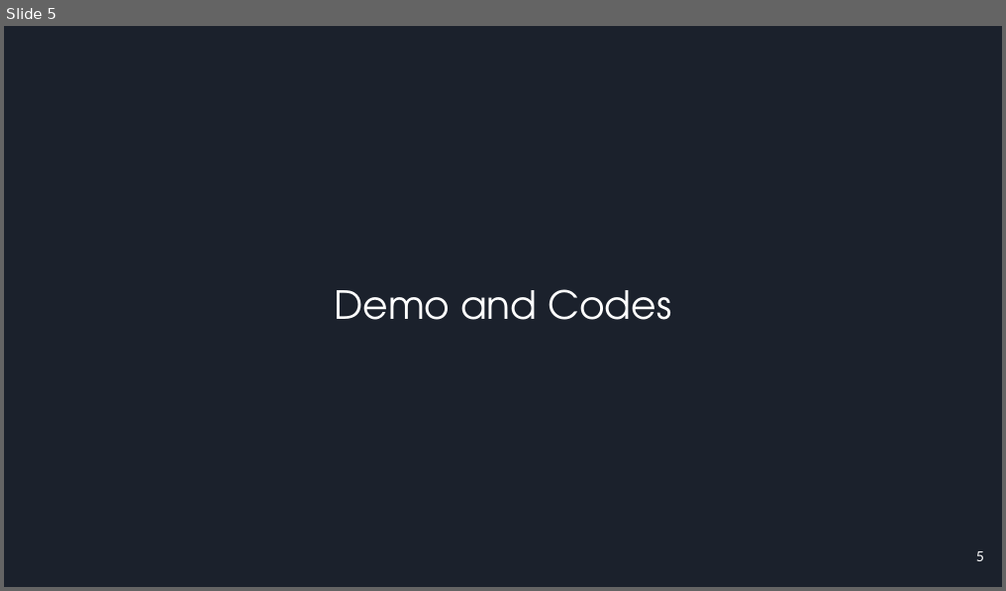
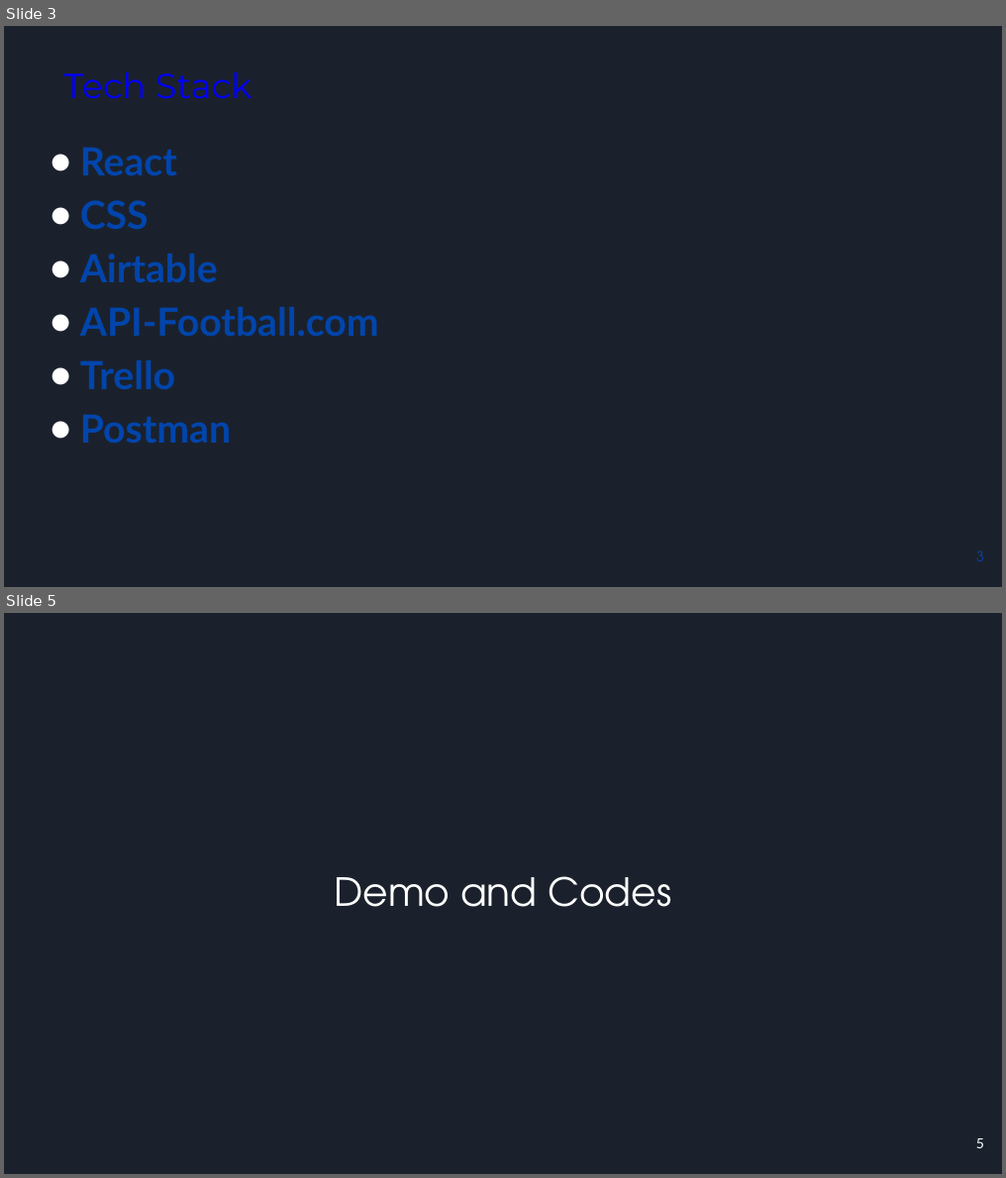
Before and after one commit to FairuzFairuz/Unit2ReactAppProject, a slide deck: Unit 2 Project.pptx. Shown one above the other, each under a label of ours: slide 5 before the commit, slides 3 and 5 after it; the slides between them are not shown. The pictures are 1006x591 and 1006x1178 pixels, drawn with LibreOffice and Linux fonts; fonts in the diff are those of the drawing; background and template pictures are left out. Boxes give left, top, right and bottom in pixels: in the first picture for what was removed or moved away, otherwise in the second. Text is boxed around its words. In the diff, an @@ line names an element or a change of style, - is before the commit and + after.

```diff
--- a/Unit 2 Project.pptx
+++ b/Unit 2 Project.pptx
@@ slide 3 added at box(4, 26, 1002, 587), background picture (left out) @@
@@ title added at box(63, 73, 252, 98), 25.2 pt, text #0000FF @@
+Tech Stack
@@ text added at box(80, 147, 379, 443), 28 pt, text #0145AC, bold @@
+● React
+● CSS
+● Airtable
+● API-Football.com
+● Trello
+● Postman
@@ page number added at box(976, 551, 984, 562), 10 pt, text #0145AC @@
+3
```
Also in this commit, not shown: 3 slides changed, 1 other slide added, 2 slides removed, 4 other files.
